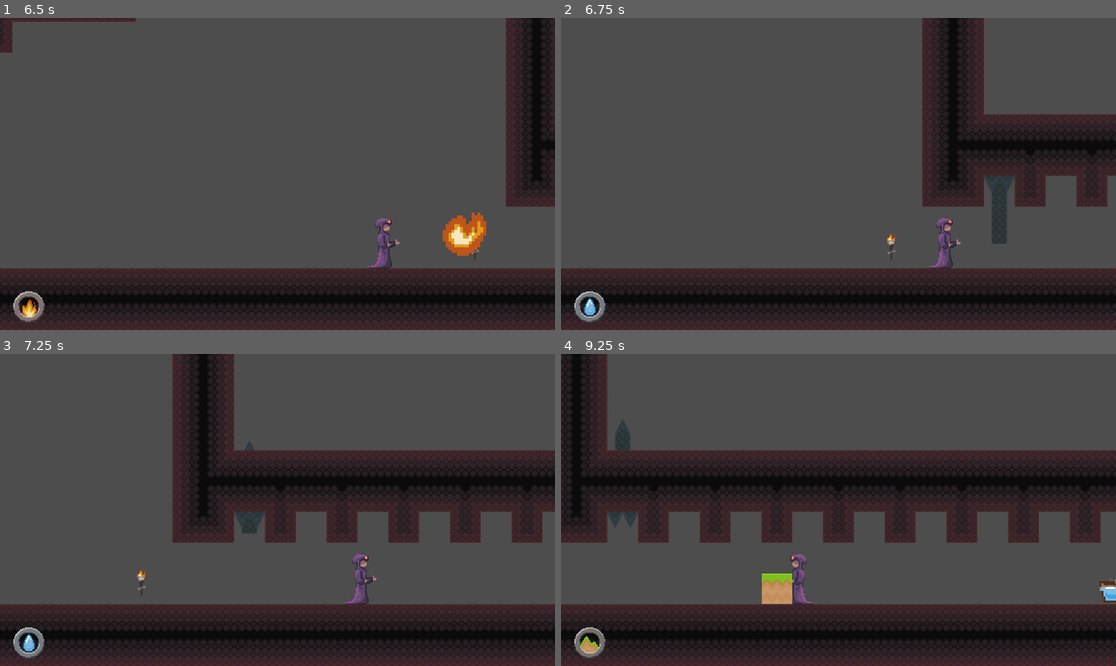
Above: before the commit, frames 1-4 (two rows, left to right).
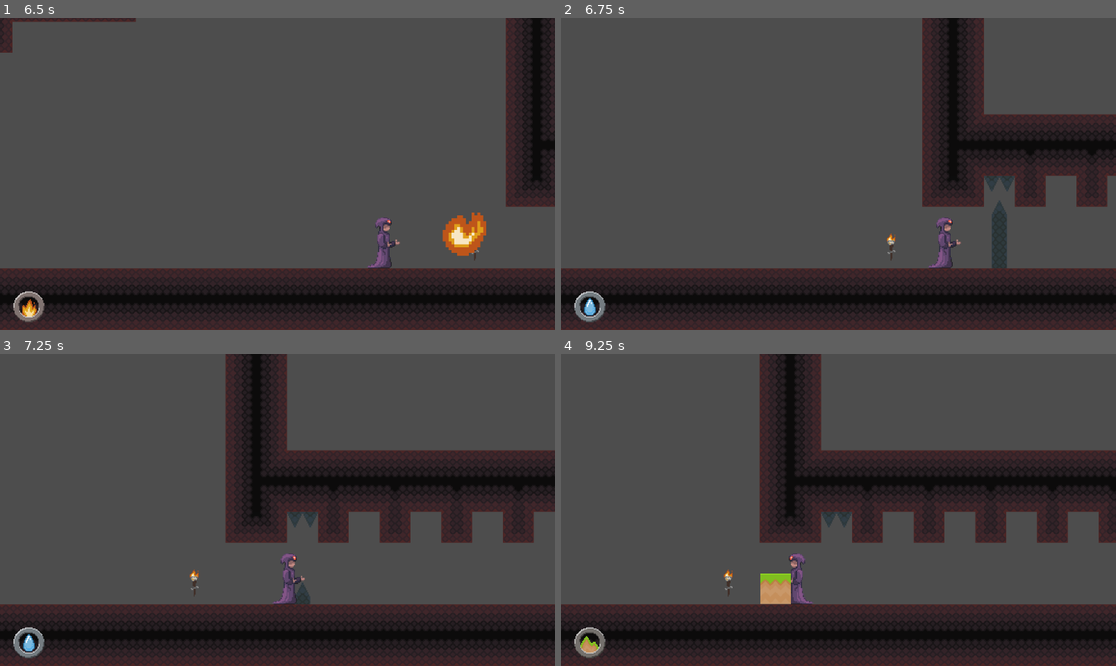
Above: after the commit, the same moments.

Repository: hanseei/superwizquest
Game: Godot game, scene res://Assets/Nodes/Scenes/TestStage.tscn
The game is run twice, just before and just after one commit, with the same random seed, the same clock (stepped at 60 frames per second) and the same inputs.
Inputs:
- Up to frame 1 (6.5 s): hold Shift (shift) 0.53-1.28 s; hold D (move_right) 0.53-2.03 s; tap W (move_up) at 0.77, 1.52, 3.02, 3.77, 4.52, 6.02 s; tap Space (space) every 1.5 s from 1.35 to 5.85 s; hold Shift (shift) 2.03-2.78 s; hold A (move_left) 2.03-4.28 s; hold Shift (shift) 3.53-4.28 s; hold D (move_right) from 4.28 s (still down); hold Shift (shift) 5.03-5.78 s
- Up to frame 2 (6.75 s): keep holding D (move_right); hold Shift (shift) from 6.53 s (still down)
- Up to frame 3 (7.25 s): keep holding D (move_right); keep holding Shift (shift); tap W (move_up) at 6.77 s
- Up to frame 4 (9.25 s): release Shift (shift) at 7.28 s; tap Space (space) at 7.35, 8.85 s; tap W (move_up) at 7.52, 9.02 s; release D (move_right) at 8.03 s; hold Shift (shift) 8.03-8.78 s; hold A (move_left) from 8.03 s (still down)

Frame 1 is identical in both runs. In frame 2, 0.4% of the frame differs, in the area x 77-81%, y 51-81%; in frame 3, 13%; in frame 4, 24%, in the area x 0-100%, y 0-100%.

Commit message:
Created alternate tiles for slopes

Diff:
--- a/Assets/Nodes/Scenes/TestStage.tscn
+++ b/Assets/Nodes/Scenes/TestStage.tscn
@@ -263,12 +263,40 @@
 0:4/0/physics_layer_0/polygon_0/points = PackedVector2Array(16, -16, 16, -16, 16, 16, -16, 16)
 1:4/0 = 0
 1:4/0/physics_layer_0/polygon_0/points = PackedVector2Array(-16, -16, -16, -16, 16, 16, -16, 16)
+2:4/next_alternative_id = 6
 2:4/0 = 0
 2:4/0/physics_layer_0/polygon_0/points = PackedVector2Array(16, 0, 16, 16, -16, 16)
+2:4/1 = 1
+2:4/1/transpose = true
+2:4/3 = 3
+2:4/3/flip_h = true
+2:4/3/transpose = true
+2:4/4 = 4
+2:4/4/flip_v = true
+2:4/4/transpose = true
+2:4/5 = 5
+2:4/5/flip_h = true
+2:4/5/flip_v = true
+2:4/5/transpose = true
+3:4/next_alternative_id = 5
 3:4/0 = 0
 3:4/0/physics_layer_0/polygon_0/points = PackedVector2Array(16, -16, 16, 16, -16, 16, -16, 0)
+3:4/1 = 1
+3:4/1/transpose = true
+3:4/2 = 2
+3:4/2/flip_v = true
+3:4/2/transpose = true
+3:4/3 = 3
+3:4/3/flip_h = true
+3:4/3/transpose = true
+3:4/4 = 4
+3:4/4/flip_h = true
+3:4/4/flip_v = true
+3:4/4/transpose = true
+4:4/next_alternative_id = 5
 4:4/0 = 0
 4:4/0/physics_layer_0/polygon_0/points = PackedVector2Array(16, 0, 16, 16, -16, 16, -16, -16)
+5:4/next_alternative_id = 2
 5:4/0 = 0
 5:4/0/physics_layer_0/polygon_0/points = PackedVector2Array(16, 16, -16, 16, -16, 0)
 6:4/0 = 0
@@ -286,12 +314,40 @@
 0:5/0/physics_layer_0/polygon_0/points = PackedVector2Array(-16, -16, 16, -16, 16, 16, -16, 16)
 1:5/0 = 0
 1:5/0/physics_layer_0/polygon_0/points = PackedVector2Array(-16, -16, 16, -16, 16, 16, -16, 16)
+2:5/next_alternative_id = 5
 2:5/0 = 0
 2:5/0/physics_layer_0/polygon_0/points = PackedVector2Array(-16, -16, 16, -16, 16, 16, -16, 16)
+2:5/1 = 1
+2:5/1/transpose = true
+2:5/2 = 2
+2:5/2/flip_h = true
+2:5/2/transpose = true
+2:5/3 = 3
+2:5/3/flip_v = true
+2:5/3/transpose = true
+2:5/4 = 4
+2:5/4/flip_h = true
+2:5/4/flip_v = true
+2:5/4/transpose = true
+3:5/next_alternative_id = 5
 3:5/0 = 0
 3:5/0/physics_layer_0/polygon_0/points = PackedVector2Array(-16, -16, 16, -16, 16, 16, -16, 16)
+3:5/1 = 1
+3:5/1/transpose = true
+3:5/2 = 2
+3:5/2/flip_v = true
+3:5/2/transpose = true
+3:5/3 = 3
+3:5/3/flip_h = true
+3:5/3/transpose = true
+3:5/4 = 4
+3:5/4/flip_h = true
+3:5/4/flip_v = true
+3:5/4/transpose = true
+4:5/next_alternative_id = 2
 4:5/0 = 0
 4:5/0/physics_layer_0/polygon_0/points = PackedVector2Array(-16, -16, 16, -16, 16, 16, -16, 16)
+5:5/next_alternative_id = 2
 5:5/0 = 0
 5:5/0/physics_layer_0/polygon_0/points = PackedVector2Array(-16, -16, 16, -16, 16, 16, -16, 16)
 6:5/0 = 0
@@ -309,12 +365,16 @@
 0:6/0/physics_layer_0/polygon_0/points = PackedVector2Array(-16, -16, 16, -16, 16, 16, -16, 16)
 1:6/0 = 0
 1:6/0/physics_layer_0/polygon_0/points = PackedVector2Array(-16, -16, 16, -16, 16, 16, -16, 16)
+2:6/next_alternative_id = 3
 2:6/0 = 0
 2:6/0/physics_layer_0/polygon_0/points = PackedVector2Array(-16, -16, 16, -16, 16, 16, -16, 16)
+3:6/next_alternative_id = 2
 3:6/0 = 0
 3:6/0/physics_layer_0/polygon_0/points = PackedVector2Array(-16, -16, 16, -16, 16, 16, -16, 16)
+4:6/next_alternative_id = 2
 4:6/0 = 0
 4:6/0/physics_layer_0/polygon_0/points = PackedVector2Array(-16, -16, 16, -16, 16, 16, -16, 16)
+5:6/next_alternative_id = 2
 5:6/0 = 0
 5:6/0/physics_layer_0/polygon_0/points = PackedVector2Array(-16, -16, 16, -16, 16, 16, -16, 16)
 6:6/0 = 0
@@ -332,12 +392,16 @@
 0:7/0/physics_layer_0/polygon_0/points = PackedVector2Array(16, -16, 16, 16, -16, -16)
 1:7/0 = 0
 1:7/0/physics_layer_0/polygon_0/points = PackedVector2Array(16, -16, -16, 16, -16, -16)
+2:7/next_alternative_id = 2
 2:7/0 = 0
 2:7/0/physics_layer_0/polygon_0/points = PackedVector2Array(16, -16, 16, 0, -16, -16)
+3:7/next_alternative_id = 2
 3:7/0 = 0
 3:7/0/physics_layer_0/polygon_0/points = PackedVector2Array(16, -16, 16, 16, -16, 0, -16, -16)
+4:7/next_alternative_id = 2
 4:7/0 = 0
 4:7/0/physics_layer_0/polygon_0/points = PackedVector2Array(16, -16, 16, 0, -16, 16, -16, -16)
+5:7/next_alternative_id = 2
 5:7/0 = 0
 5:7/0/physics_layer_0/polygon_0/points = PackedVector2Array(16, -16, -16, 0, -16, -16)
 6:7/0 = 0
@@ -429,7 +493,7 @@
 
 [node name="Door" parent="." node_paths=PackedStringArray("triggerObjectArray") instance=ExtResource("8_hgiis")]
 position = Vector2(1792, 528)
-wantedPos = Vector2(0, -96)
+wantedPos = Vector2(0, 96)
 triggerObjectArray = [NodePath("../torch1")]
 
 [node name="Door2" parent="." node_paths=PackedStringArray("triggerObjectArray") instance=ExtResource("8_hgiis")]
